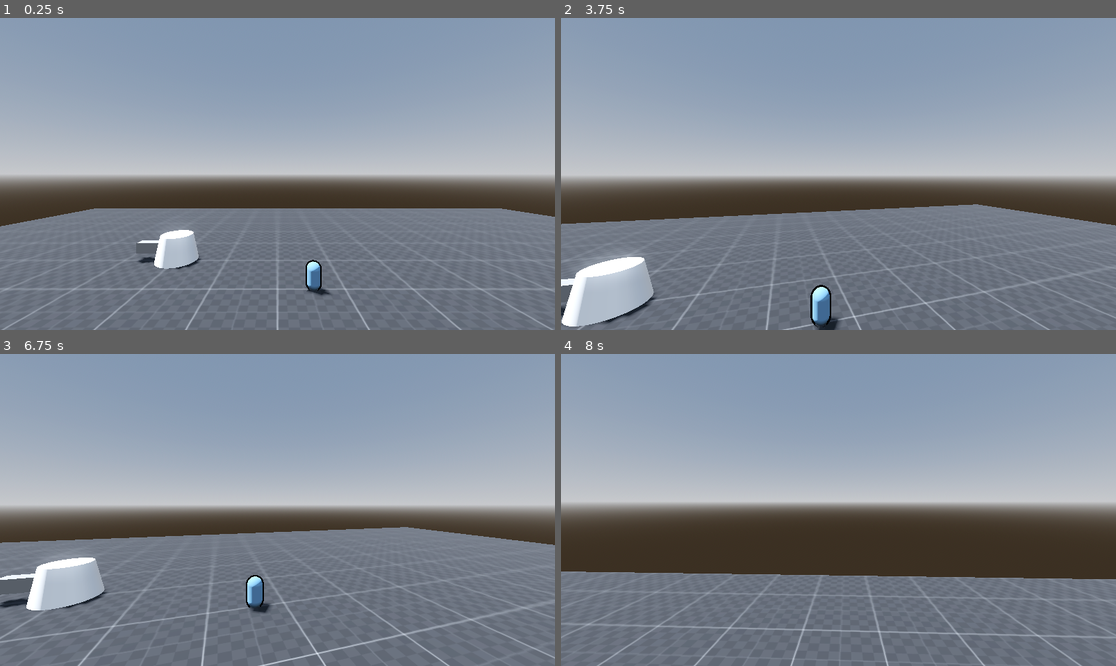
Above: before the commit, frames 1-4 (two rows, left to right).
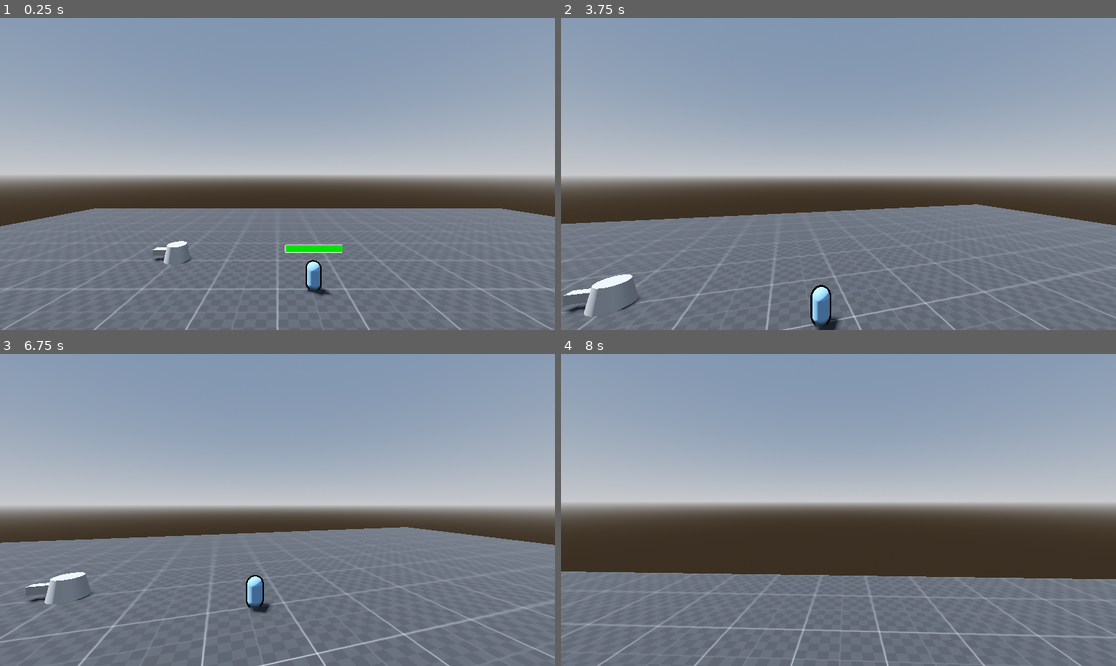
Above: after the commit, the same moments.

Repository: Acux-Dev/tdmonsters
Game: Godot game, scene res://Scenes/Terrain/testTerrain.tscn
Same seed, same stepped clock (60 frames per second), same inputs: the game is played once before the commit and once after it. The project has no main scene, so this scene is started directly.
Inputs (mouse positions are in pixels of both pictures, inside the frame that each line leads up to):
- Up to frame 1 (0.25 s): no input
- Up to frame 2 (3.75 s): tap Enter (ui_accept) at 0.5, 0.77, 1.52, 2.75, 3.02 s; move the mouse to (866, 174) at 0.52 s; press the mouse at (866, 174) at 0.53 s; hold W (forward) from 0.53 s (still down); move the mouse to (810, 174) at 1.27 s; release the mouse at (810, 174) at 1.28 s; tap Ctrl (crouch) at 1.35 s; move the mouse to (849, 167) at 2.02 s; hold Alt (free_look) 2.03-2.78 s; move the mouse to (832, 180) at 2.77 s; tap Shift (sprint) at 2.85 s; tap F1 (debug_reset) at 3.5 s; move the mouse to (877, 177) at 3.52 s; tap O at 3.6 s
- Up to frame 3 (6.75 s): tap Enter (ui_accept) at 3.77, 4.52, 5.75, 6.02 s; move the mouse to (233, 506) at 4.27 s; tap U at 4.35 s; move the mouse to (283, 510) at 5.02 s; tap Tab at 5.1 s; move the mouse to (255, 503) at 5.77 s; release W (forward) at 5.78 s; hold D (right) 5.78-6.53 s; click (255, 503) at 5.85 s; tap F1 (debug_reset) at 6.5 s; move the mouse to (305, 510) at 6.52 s; hold W (forward) from 6.53 s (still down); hold Ctrl (crouch) from 6.53 s (still down)
- Up to frame 4 (8 s): keep holding W (forward); tap Enter (ui_accept) at 6.77, 7.52 s; move the mouse to (810, 510) at 7.27 s; release Ctrl (crouch) at 7.28 s; tap Alt (free_look) at 7.35 s

The runs differ from the first frame. In frame 1, 1.2% of the frame differs, in the area x 24-62%, y 67-81%; in frame 2, 2.8%, in the area x 0-18%, y 75-99%; in frame 3, 2.2%; in frame 4, nothing differs.

Commit message:
Feat: Enemy health bar
added enemy healthbar ui, TODO: only show healthbar when hovering over enemy

Diff:
--- /dev/null
+++ b/Materials/Shaders/outlineShader.tres
@@ -0,0 +1,8 @@
+[gd_resource type="StandardMaterial3D" format=3 uid="uid://cvkckgosaqulj"]
+
+[resource]
+cull_mode = 1
+shading_mode = 0
+albedo_color = Color(0, 0, 0, 1)
+grow = true
+grow_amount = 0.1
--- a/Scenes/Assets/Bullet/bullet.gd
+++ b/Scenes/Assets/Bullet/bullet.gd
@@ -5,12 +5,13 @@
 var bullet_damage
 
 func _ready():
+	rotate_y(deg_to_rad(90))
 	look_at(Vector3(target.global_position.x, target.global_position.y, target.global_position.z))
 
 func _physics_process(delta):
 	if is_instance_valid(target):
 		velocity = global_position.direction_to(target.global_position)*speed
-		look_at(Vector3(target.global_position.x, target.global_position.y, target.global_position.z))
+		look_at(target.global_position)
 
 		move_and_slide()
 	else:
--- /dev/null
+++ b/Scenes/Assets/EnemyInfo/enemy_info.gd
@@ -0,0 +1,20 @@
+extends Sprite3D
+
+var max_health
+var health
+
+var animation_speed = 0.1
+
+func _ready():
+	health = max_health
+	$SubViewport/Panel/ProgressBar.max_value = max_health
+	$SubViewport/Panel/ProgressBar.value = health
+
+func _process(delta):
+	pass
+
+func take_damage(damage):
+	health -= damage
+	if health < 0:
+		health = 0
+	create_tween().tween_property($SubViewport/Panel/ProgressBar, "value", health, 0.1)
--- /dev/null
+++ b/Scenes/Assets/EnemyInfo/enemy_info.tscn
@@ -0,0 +1,77 @@
+[gd_scene load_steps=6 format=3 uid="uid://di86rq2tpirx4"]
+
+[ext_resource type="Script" path="res://Scenes/Assets/EnemyInfo/enemy_info.gd" id="1_inqfa"]
+
+[sub_resource type="ViewportTexture" id="ViewportTexture_mpbrm"]
+viewport_path = NodePath("SubViewport")
+
+[sub_resource type="StyleBoxEmpty" id="StyleBoxEmpty_70ent"]
+
+[sub_resource type="StyleBoxFlat" id="StyleBoxFlat_uv00t"]
+bg_color = Color(0, 0, 0.101961, 1)
+border_width_left = 2
+border_width_top = 2
+border_width_right = 2
+border_width_bottom = 2
+border_color = Color(1, 1, 1, 1)
+corner_radius_top_left = 2
+corner_radius_top_right = 2
+corner_radius_bottom_right = 2
+corner_radius_bottom_left = 2
+expand_margin_left = 1.0
+expand_margin_top = 1.0
+expand_margin_right = 1.0
+expand_margin_bottom = 1.0
+
+[sub_resource type="StyleBoxFlat" id="StyleBoxFlat_l1khv"]
+bg_color = Color(0, 0.807292, 0, 1)
+border_width_left = 2
+border_width_top = 2
+border_width_bottom = 2
+border_color = Color(1, 1, 1, 1)
+corner_radius_top_left = 2
+corner_radius_top_right = 2
+corner_radius_bottom_right = 2
+corner_radius_bottom_left = 2
+expand_margin_left = 1.0
+expand_margin_top = 1.0
+expand_margin_bottom = 1.0
+
+[node name="EnemyInfo" type="Sprite3D"]
+billboard = 1
+texture = SubResource("ViewportTexture_mpbrm")
+script = ExtResource("1_inqfa")
+
+[node name="SubViewport" type="SubViewport" parent="."]
+transparent_bg = true
+size = Vector2i(220, 40)
+
+[node name="Panel" type="Panel" parent="SubViewport"]
+custom_minimum_size = Vector2(220, 40)
+anchors_preset = 15
+anchor_right = 1.0
+anchor_bottom = 1.0
+grow_horizontal = 2
+grow_vertical = 2
+size_flags_horizontal = 4
+theme_override_styles/panel = SubResource("StyleBoxEmpty_70ent")
+
+[node name="ProgressBar" type="ProgressBar" parent="SubViewport/Panel"]
+layout_mode = 1
+anchors_preset = -1
+anchor_left = 0.023
+anchor_top = 0.5
+anchor_right = 0.982
+anchor_bottom = 0.5
+offset_left = -0.0600004
+offset_top = -13.0
+offset_right = -0.0400085
+offset_bottom = 14.0
+grow_horizontal = 2
+grow_vertical = 2
+theme_override_constants/outline_size = 5
+theme_override_styles/background = SubResource("StyleBoxFlat_uv00t")
+theme_override_styles/fill = SubResource("StyleBoxFlat_l1khv")
+value = 100.0
+rounded = true
+show_percentage = false
--- a/Scenes/Enemies/TestingEnemies/bloon_1.gd
+++ b/Scenes/Enemies/TestingEnemies/bloon_1.gd
@@ -4,6 +4,9 @@
 @export var health = 100
 
 @onready var Path : PathFollow3D = get_parent()
+
+func _enter_tree():
+	$EnemyInfo.max_health = health
 
 func _physics_process(delta):
 	Path.set_progress(Path.get_progress() + speed * delta)
@@ -15,5 +18,6 @@
 
 func take_damage(bullet_damage):
 	health -= bullet_damage
+	$EnemyInfo.take_damage(bullet_damage)
 	if health <= 0:
 		queue_free()
--- a/Scenes/Enemies/TestingEnemies/enemy_bloon_1.tscn
+++ b/Scenes/Enemies/TestingEnemies/enemy_bloon_1.tscn
@@ -1,6 +1,7 @@
-[gd_scene load_steps=6 format=3 uid="uid://ceabpw0hakhua"]
+[gd_scene load_steps=8 format=3 uid="uid://ceabpw0hakhua"]
 
 [ext_resource type="Script" path="res://Scenes/Enemies/TestingEnemies/bloon_1.gd" id="1_uw4s1"]
+[ext_resource type="PackedScene" uid="uid://di86rq2tpirx4" path="res://Scenes/Assets/EnemyInfo/enemy_info.tscn" id="2_4k7x6"]
 
 [sub_resource type="StandardMaterial3D" id="StandardMaterial3D_o8b0l"]
 cull_mode = 1
@@ -18,6 +19,9 @@
 
 [sub_resource type="CapsuleShape3D" id="CapsuleShape3D_v0rpj"]
 
+[sub_resource type="ViewportTexture" id="ViewportTexture_78bv6"]
+viewport_path = NodePath("SubViewport")
+
 [node name="Enemy" type="PathFollow3D"]
 transform = Transform3D(0.2, 0, 0, 0, 0.2, 0, 0, 0, 0.2, 0, 0.25, 0)
 
@@ -30,3 +34,7 @@
 
 [node name="CollisionShape3D" type="CollisionShape3D" parent="Bloon_1"]
 shape = SubResource("CapsuleShape3D_v0rpj")
+
+[node name="EnemyInfo" parent="Bloon_1" instance=ExtResource("2_4k7x6")]
+transform = Transform3D(2, 0, 0, 0, 2, 0, 0, 0, 2, 0, 2, 0)
+texture = SubResource("ViewportTexture_78bv6")
--- a/Scenes/Towers/SimpleTower/simple_tower.gd
+++ b/Scenes/Towers/SimpleTower/simple_tower.gd
@@ -22,6 +22,7 @@
 	var temp_bullet = bullet.instantiate()
 	temp_bullet.target = current_target
 	temp_bullet.bullet_damage = bullet_damage
+	temp_bullet.transform.basis = $TowerBody/RotationPoint/temp_front_look/AimingPoint.global_transform.basis
 	get_node("BulletContainer").add_child(temp_bullet)
 	temp_bullet.global_position = $TowerBody/RotationPoint/temp_front_look/AimingPoint.global_position
 
--- a/Scenes/Towers/SimpleTower/simple_tower.tscn
+++ b/Scenes/Towers/SimpleTower/simple_tower.tscn
@@ -1,14 +1,9 @@
-[gd_scene load_steps=7 format=3 uid="uid://bqrowwsxgxik3"]
+[gd_scene load_steps=6 format=3 uid="uid://bqrowwsxgxik3"]
 
 [ext_resource type="Script" path="res://Scenes/Towers/SimpleTower/simple_tower.gd" id="1_keues"]
 
-[sub_resource type="CylinderShape3D" id="CylinderShape3D_f3wea"]
-height = 0.1
-
-[sub_resource type="StandardMaterial3D" id="StandardMaterial3D_hv4hw"]
-
 [sub_resource type="CylinderMesh" id="CylinderMesh_q6sts"]
-material = SubResource("StandardMaterial3D_hv4hw")
+lightmap_size_hint = Vector2i(14, 10)
 top_radius = 0.3
 bottom_radius = 0.4
 height = 0.5
@@ -16,17 +11,19 @@
 [sub_resource type="BoxMesh" id="BoxMesh_j4q3w"]
 size = Vector3(0.2, 0.2, 0.5)
 
+[sub_resource type="CylinderShape3D" id="CylinderShape3D_f3wea"]
+height = 0.1
+radius = 0.3
+
 [sub_resource type="SphereShape3D" id="SphereShape3D_xpff4"]
 radius = 2.5
 
 [node name="simple_tower" type="StaticBody3D"]
+transform = Transform3D(-4.37114e-08, 0, 1, 0, 1, 0, -1, 0, -4.37114e-08, 0, 0, 0)
 script = ExtResource("1_keues")
 
-[node name="TowerArea" type="CollisionShape3D" parent="."]
-shape = SubResource("CylinderShape3D_f3wea")
-
 [node name="TowerBody" type="MeshInstance3D" parent="."]
-transform = Transform3D(1, 0, 0, 0, 1, 0, 0, 0, 1, 0, 0.25, 0)
+transform = Transform3D(0.6, 0, 0, 0, 0.6, 0, 0, 0, 0.6, 0, 0.15, 0)
 mesh = SubResource("CylinderMesh_q6sts")
 
 [node name="RotationPoint" type="Node3D" parent="TowerBody"]
@@ -38,6 +35,9 @@
 
 [node name="AimingPoint" type="Marker3D" parent="TowerBody/RotationPoint/temp_front_look"]
 transform = Transform3D(1, 0, 0, 0, 1, 0, 0, 0, 1, 0, 0, -0.25)
+
+[node name="TowerArea" type="CollisionShape3D" parent="."]
+shape = SubResource("CylinderShape3D_f3wea")
 
 [node name="TowerRange" type="Area3D" parent="."]
 
